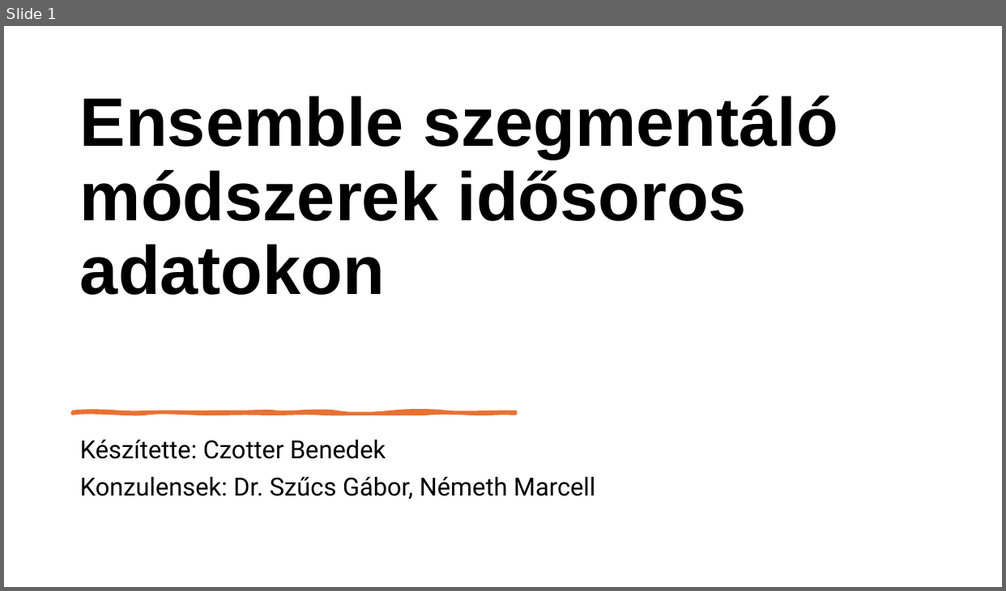
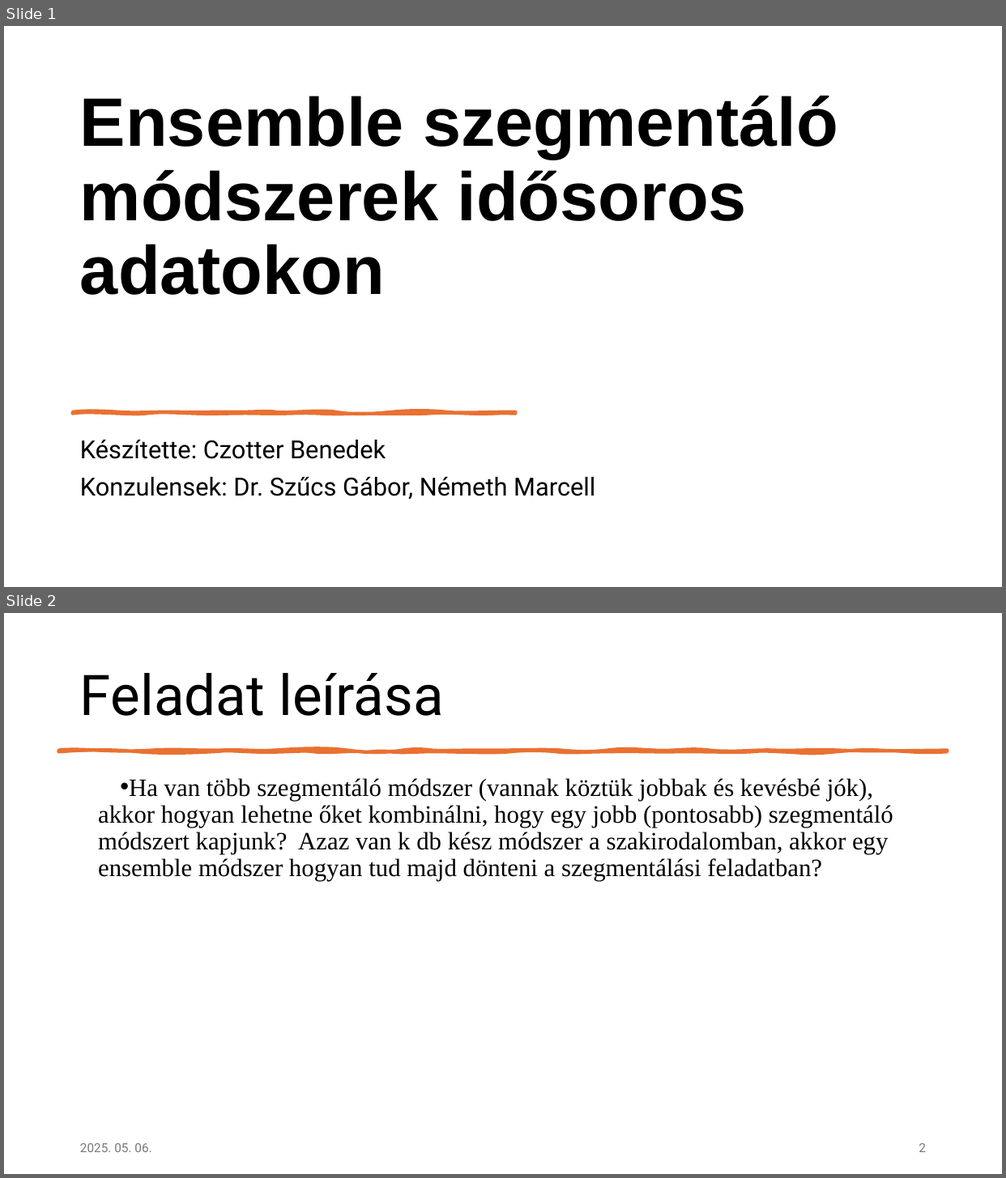
Before and after one commit to czotterbenedek/time-series-ensemble-segmentation, a slide deck: bemutato.pptx. Shown one above the other, each under a label of ours: slide 1 before the commit, slides 1 and 2 after it. The pictures are 1006x591 and 1006x1178 pixels, drawn with LibreOffice and Linux fonts; fonts in the diff are those of the drawing. Boxes give left, top, right and bottom in pixels: in the first picture for what was removed or moved away, otherwise in the second. Text is boxed around its words. In the diff, an @@ line names an element or a change of style, - is before the commit and + after.

```diff
--- a/bemutato.pptx
+++ b/bemutato.pptx
@@ slide 2 added at bbox=[4, 613, 1002, 1174], background #FFFFFF @@
@@ title added at bbox=[80, 673, 444, 716], 54 pt, text #000000 @@
+Feladat leírása
@@ freeform shape added at bbox=[58, 750, 948, 752], fill #E97132, outline #E97132 3.25 pt @@
@@ text added at bbox=[98, 778, 893, 881], 24 pt, text #000000 @@
+• Ha van több szegmentáló módszer (vannak köztük jobbak és kevésbé jók), akkor hogyan lehetne őket kombinálni, hogy egy jobb (pontosabb) szegmentáló módszert kapjunk? Azaz van k db kész módszer a szakirodalomban, akkor egy ensemble módszer hogyan tud majd dönteni a szegmentálási feladatban?
@@ text added at bbox=[80, 1144, 151, 1152], 12 pt, text #797979 @@
+2025. 05. 06.
@@ page number added at bbox=[918, 1144, 926, 1152], 12 pt, text #797979 @@
+2
```
Also in this commit, not shown: 8 slides changed, 1 other slide added, 3 other files.
